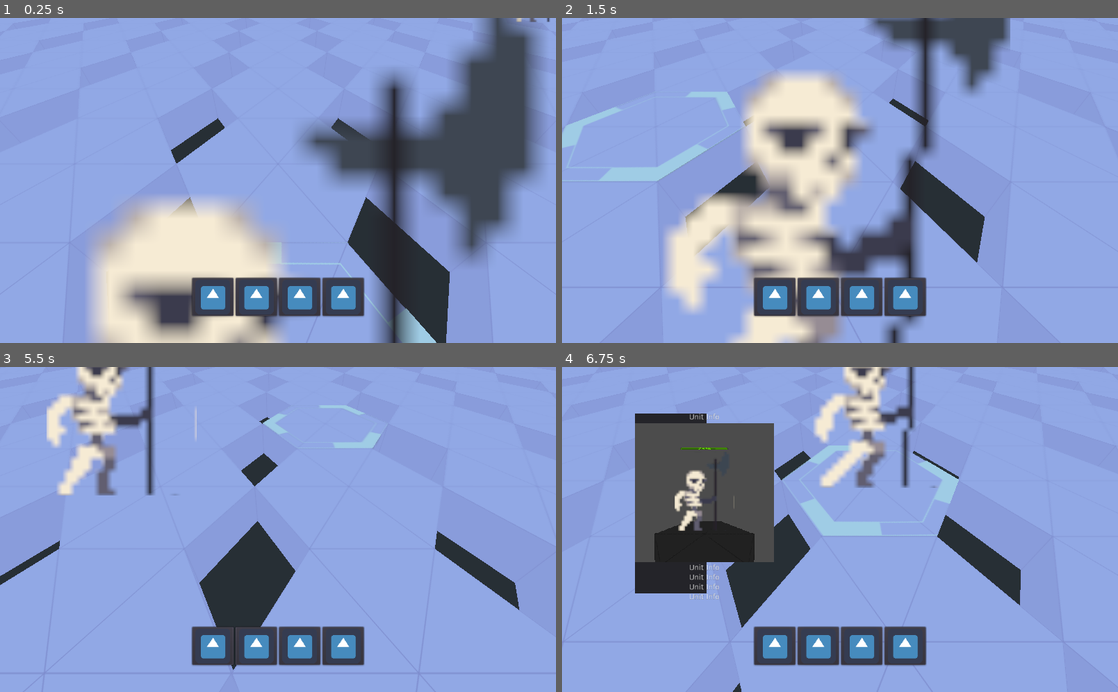
Above: before the commit, frames 1-4 (two rows, left to right).
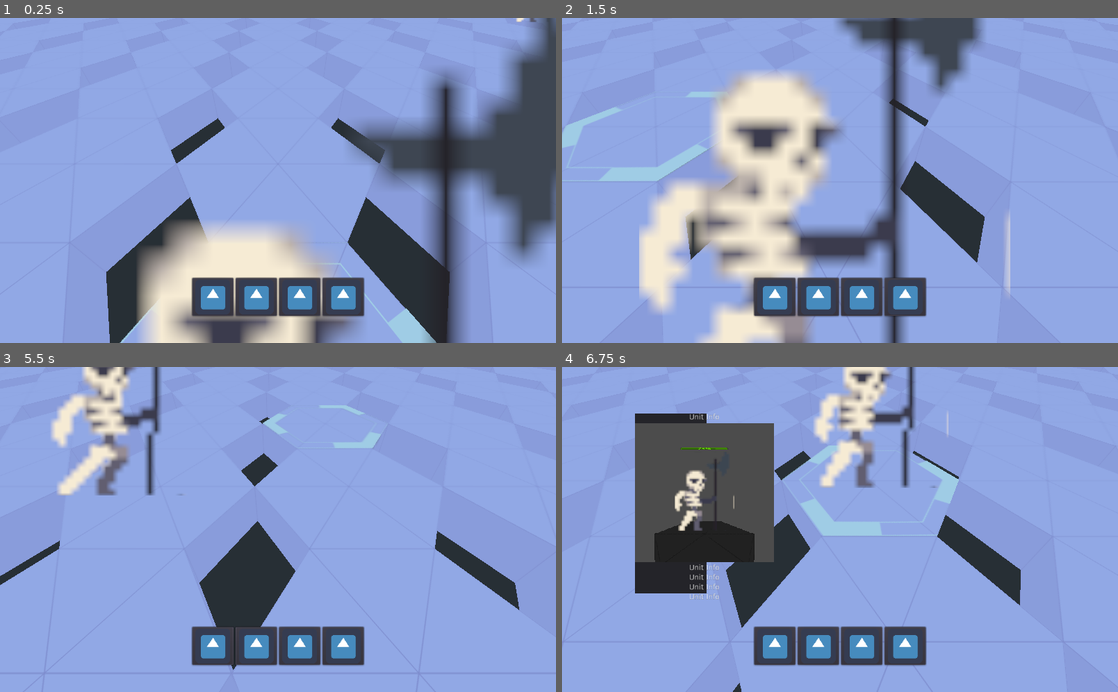
Above: after the commit, the same moments.

Repository: Delaunay/Chessy
Game: Godot game, scene res://assets/map/GridMap.tscn
The game is run twice, just before and just after one commit, with the same random seed, the same clock (stepped at 60 frames per second) and the same inputs. The engine's default icon, where the game draws it, is replaced by a stand-in: a white triangle on a blue panel in a dark square.
Inputs (mouse positions are in pixels of both pictures, inside the frame that each line leads up to):
- Up to frame 1 (0.25 s): no input
- Up to frame 2 (1.5 s): move the mouse to (962, 164) at 0.52 s; hold D (move_right) 0.53-1.28 s; tap Mouse wheel up (zoom_in) at 0.6 s; click (962, 164) at 0.67 s; move the mouse to (728, 196) at 1.27 s; hold S (move_back) from 1.28 s (still down); tap Mouse wheel down (zoom_out) at 1.35 s; click (728, 196) at 1.42 s
- Up to frame 3 (5.5 s): move the mouse to (333, 458) at 2.02 s; release S (move_back) at 2.03 s; hold D (move_right) 2.03-2.78 s; tap Mouse wheel up (zoom_in) at 2.1, 3.6, 5.1 s; click (333, 458) at 2.17 s; move the mouse to (250, 594) at 2.77 s; hold W (move_forward) 2.78-3.53 s; tap Mouse wheel down (zoom_out) at 2.85, 4.35 s; click (250, 594) at 2.92 s; move the mouse to (444, 578) at 3.52 s; hold A (move_left) 3.53-5.03 s; click (444, 578) at 3.67 s; move the mouse to (111, 480) at 4.27 s; click (111, 480) at 4.42 s; move the mouse to (305, 529) at 5.02 s; hold S (move_back) from 5.03 s (still down); click (305, 529) at 5.17 s
- Up to frame 4 (6.75 s): move the mouse to (756, 448) at 5.77 s; release S (move_back) at 5.78 s; hold D (move_right) 5.78-6.53 s; tap Mouse wheel down (zoom_out) at 5.85 s; click (756, 448) at 5.92 s; move the mouse to (962, 513) at 6.52 s; hold W (move_forward) from 6.53 s (still down); tap Mouse wheel up (zoom_in) at 6.6 s; click (962, 513) at 6.67 s

The runs differ from the first frame. In frame 1, 31% of the frame differs, in the area x 15-100%, y 0-100%; in frame 2, 28%; in frame 3, 3.7%; in frame 4, 2.2%.
Error before the commit: Invalid get index 'x' (on base: 'Nil'). (res://assets/tactician.gd:216)
Error after the commit: Invalid get index 'x' (on base: 'Nil'). (res://assets/tactician.gd:217)

Commit message:
add path drawing

Diff:
--- /dev/null
+++ b/assets/ImageTexture.tres
@@ -0,0 +1,3 @@
+[gd_resource type="ImageTexture" format=2]
+
+[resource]
--- /dev/null
+++ b/assets/PathAtlas.tres
@@ -0,0 +1,3 @@
+[gd_resource type="AtlasTexture" format=2]
+
+[resource]
--- a/assets/Tactician.tscn
+++ b/assets/Tactician.tscn
@@ -38,7 +38,7 @@
 
 }
 "
-graph_offset = Vector2( -16, 191 )
+graph_offset = Vector2( -16, 110.75 )
 flags/unshaded = true
 nodes/fragment/0/position = Vector2( 880, 160 )
 nodes/fragment/2/node = SubResource( 1 )
@@ -53,9 +53,6 @@
 __meta__ = {
 "_editor_description_": "Tactician holds the player state when playing in a turn based tactic / Combat game"
 }
-
-[node name="Draw" type="ImmediateGeometry" parent="."]
-material_override = SubResource( 3 )
 
 [node name="Camera" parent="." instance=ExtResource( 1 )]
 
@@ -118,3 +115,6 @@
 icon = ExtResource( 4 )
 
 [node name="Units" type="Spatial" parent="."]
+
+[node name="Draw" type="ImmediateGeometry" parent="."]
+material_override = SubResource( 3 )
--- a/assets/character/Character.tscn
+++ b/assets/character/Character.tscn
@@ -19,7 +19,7 @@
 billboard = 1
 frames = ExtResource( 1 )
 animation = "idle"
-frame = 15
+frame = 2
 playing = true
 
 [node name="CollisionShape" type="CollisionShape" parent="."]
--- a/assets/character/HealthBar.gd
+++ b/assets/character/HealthBar.gd
@@ -19,7 +19,6 @@
 
 func color_gradient(val):
 	# create a color gradient red 0 50 -> yellow 50 -> green 50 - 100
-	var color = null
 	var v = float(val)
 	var top_color = yellow
 	var bot_color = red
--- a/assets/tactician.gd
+++ b/assets/tactician.gd
@@ -9,6 +9,7 @@
 var unit_selected = false
 
 onready var character_asset = preload("res://assets/character/Character.tscn")
+onready var path_texture = preload("res://assets/ImageTexture.tres")
 
 var base_axial_direction = [
 	Vector3(+1, 0, 0), Vector3(+1, 0, -1), Vector3(0, 0, -1),
@@ -145,7 +146,7 @@
 		if collision.collider is GridMap:
 			selection = null
 			unit_selected = false
-			$Draw.clear()
+			clear_path()
 		else:
 			selection = collision.collider
 			obj = character_asset.instance()
@@ -155,7 +156,7 @@
 				selection_cell = cell
 				show_unit_range(cell, 2)
 			else:
-				$Draw.clear()
+				clear_path()
 				unit_selected = false
 				selection_cell = null
 
@@ -259,26 +260,119 @@
 	return path
 
 
+func clear_path():
+	$Draw.clear()
+
+var center = null
+
+func sort_winding(a, b):
+	var a1 = fmod(rad2deg(atan2(a.x - center.x, a.z - center.z)) + 360.0, 360.0)
+	var a2 = fmod(rad2deg(atan2(b.x - center.x, b.z - center.z)) + 360.0, 360.0)
+	return a1 > a2
+
+
+func hex_mid(center, size, i):
+	if i == null:
+		return center
+
+	var angle_deg = 60 * i - 30
+	var angle_rad = PI / 180 * angle_deg
+	return Vector3(center.x + size * cos(angle_rad), center.y, center.z + size * sin(angle_rad))
+
+
+func draw_rectangle(im, points):
+	# because of winding order we need to sort our vertices
+	center = (points[0] + points[2]) / 2.0
+	points.sort_custom(self, "sort_winding")
+
+	im.add_vertex(points[0])
+	im.add_vertex(points[1])
+	im.add_vertex(points[2])
+
+	im.add_vertex(points[0])
+	im.add_vertex(points[2])
+	im.add_vertex(points[3])
+
+
+var direction_mid = {
+	Vector3( 1, 0,  0): 0,
+	Vector3( 1, 0, -1): 1,
+	Vector3( 0, 0, -1): 2,
+	Vector3(-1, 0,  0): 3,
+	Vector3(-1, 0,  1): 4,
+	Vector3( 0, 0,  1): 5,
+}
+
+func angle(a, b):
+	print(a, b)
+	var dot = (a.x * b.x + a.z * b.z)
+	var aa = sqrt(a.x * a.x + a.z * a.z)
+	var bb = sqrt(b.x * b.x + b.z * b.z)
+	return rad2deg(acos(dot / (aa * bb)))
+
+
+
+
+
 func draw_path(path):
 	if len(path) == 0:
 		return
 
 	var yoffset = Vector3(0, 0.10, 0)
-	# var s = path[0] + Vector3(0, 1, 0)
-	# var e = path[-1] + Vector3(0, 1, 0)
-
 	var im = $Draw
 
 	im.clear()
-	im.begin(Mesh.PRIMITIVE_POINTS, null)
-	# im.add_vertex(grid_map.map_to_world(s.x, s.y, s.z) + yoffset)
-	# im.add_vertex(grid_map.map_to_world(e.x, e.y, e.z) + yoffset)
-	im.end()
-
-	im.begin(Mesh.PRIMITIVE_LINE_STRIP, null)
-	for n in path:
-		n.y += 1
-		im.add_vertex(grid_map.map_to_world(n.x, n.y, n.z))
+	# im.begin(Mesh.PRIMITIVE_LINE_STRIP, null)
+	im.begin(Mesh.PRIMITIVE_TRIANGLES, null)
+
+	var i = 0
+	var prev
+	var prev_cell
+	var w = 0.5 / 2
+	var prev_vector = null
+	var offset = Vector3(w, 0, 0)
+	#
+	# rotation.rotated(theta)
+	# var distance = sqrt(vector.x * vector.x + vector.y * vector.y)
+
+	# var xp = distance * cos(angle)
+	# var yp =     0.25 * sin(angle)
+
+	# var rectangle = [
+	# 	Vector3(      0, 0,       0) + prev - width,
+	# 	Vector3(xp     , 0,       0) + prev - width,
+	# 	Vector3(xp - yp, 0, xp + yp) + prev - width,
+	# 	Vector3( 0 - yp, 0,      yp) + prev - width,
+	# ]
+
+	var p1
+	var p2
+
+	for k in range(len(path)):
+		var n = path[k] + Vector3(0, 1, 0)
+		var next = grid_map.map_to_world(n.x, n.y, n.z) + Vector3(0, 0.10, 0)
+
+		if prev == null:
+			p1 = next - offset
+			p2 = next + offset
+		else:
+			var vector = next - prev
+			var angle = atan2(vector.z, vector.x)
+
+			# print(rad2deg(angle))
+			# if abs(rad2deg(angle) / 30.0) - 1 < 0.01 or abs(rad2deg(angle) / 150.0) - 1 < 0.01:
+			#	offset = Vector3(0, 0, w)
+			#else:
+			#	offset = Vector3(0, 0, w)
+
+			var rectangle = [p1, p2, next + offset, next - offset]
+			draw_rectangle(im, rectangle)
+			p1 = next - offset
+			p2 = next + offset
+
+
+		prev = next
+
 	im.end()
 
 
